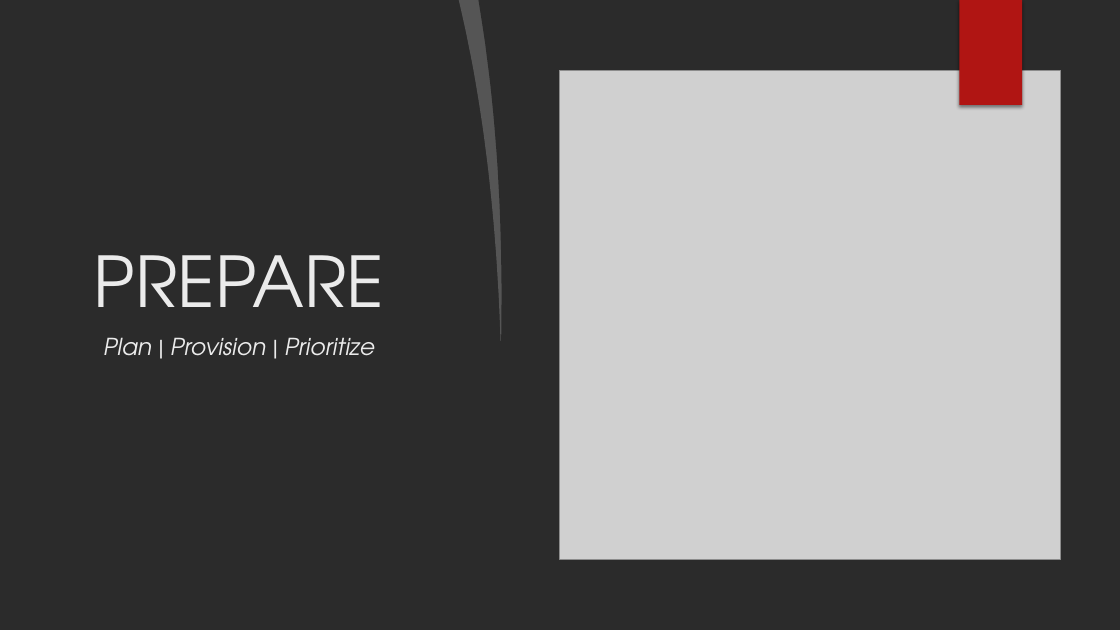
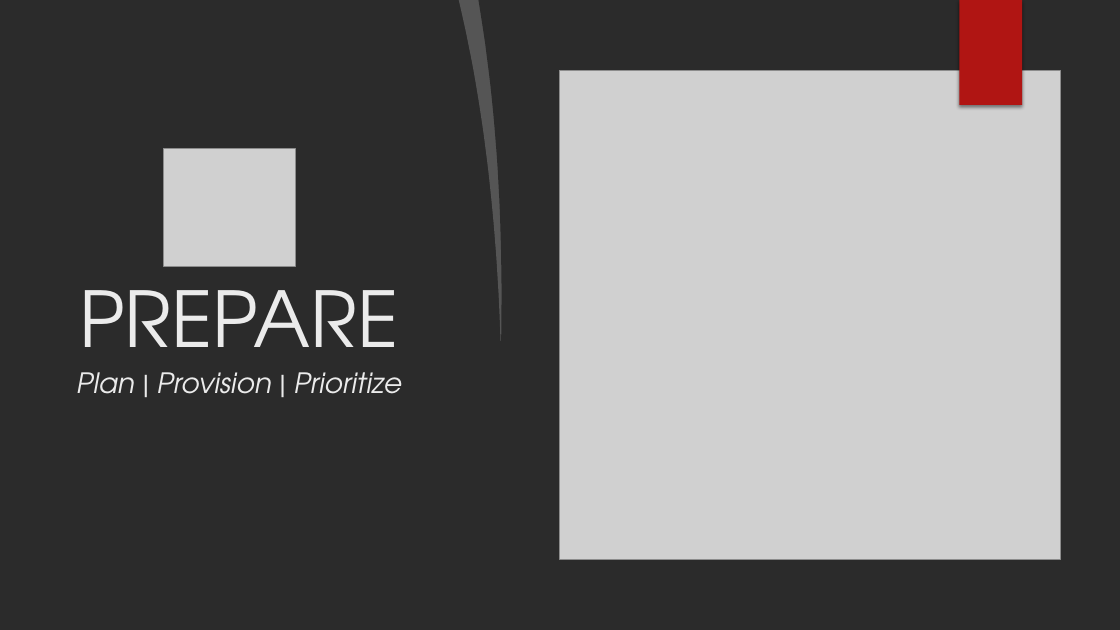
Before and after one commit to brystmar/prepare, a slide deck: slide 1 of presentation/AngelHack 2019 Slides.pptx. Drawn at 1120x630 pixels with LibreOffice and Linux fonts; fonts in the diff are those of the drawing; grey boxes stand for pictures; background and template pictures are left out; a plain dark background stands for a picture behind light text. Boxes give left, top, right and bottom in pixels: in the first picture for what was removed or moved away, otherwise in the second. Text is boxed around its words. In the diff, an @@ line names an element or a change of style, - is before the commit and + after.

```diff
--- a/presentation/AngelHack 2019 Slides.pptx
+++ b/presentation/AngelHack 2019 Slides.pptx
@@ picture added at (163,149,296,266) @@
@@ title "PREPARE": place and size @@
-title "PREPARE" at (94,255,385,339)
+title "PREPARE" at (79,290,399,382)
@@ title "PREPARE" at (79,290,399,382): size 60 to 66 pt @@
@@ text "Plan | Provision | Prioritize": place and size @@
-text "Plan | Provision | Prioritize" at (103,337,375,356)
+text "Plan | Provision | Prioritize" at (76,372,402,394)
@@ text "Plan | Provision | Prioritize" at (76,372,402,394): size 20 to 24 pt @@
```
Also in this commit, not shown: 1 other slide changed, 1 slide added, 5 other files.
